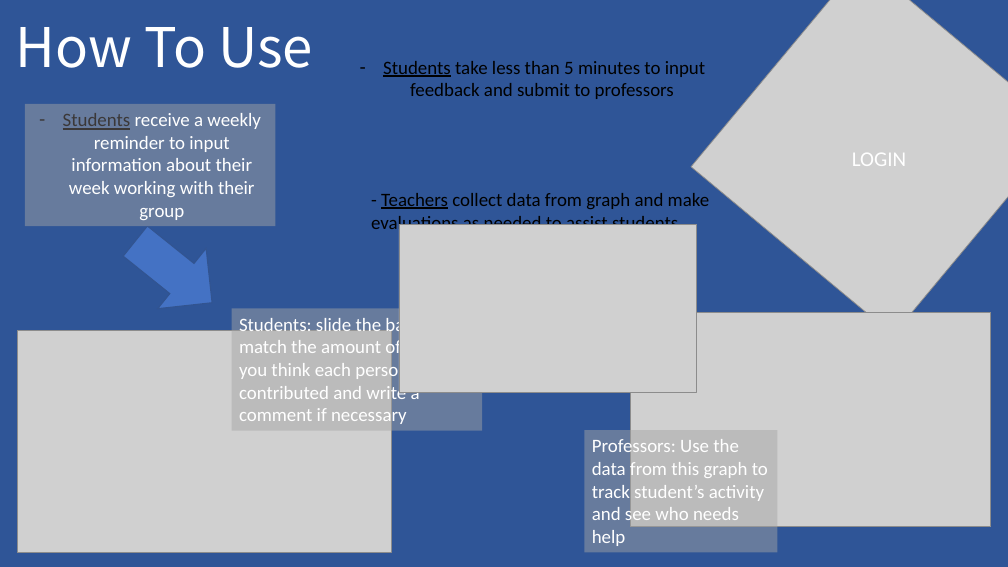
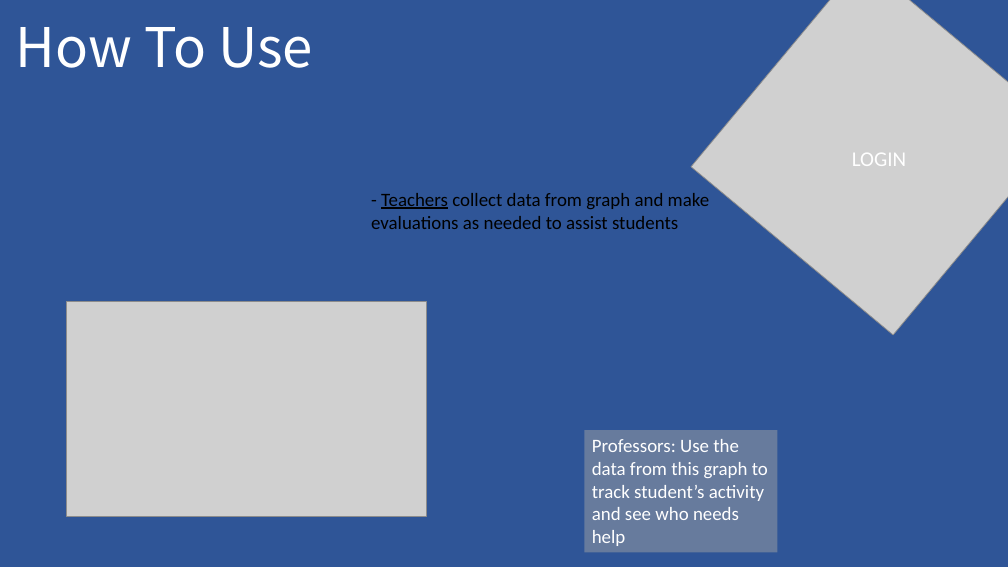
Before and after one commit to mgmodell/CoLab, a slide deck: slide 7 of doc/intro_screen/colabppt.pptx. Drawn at 1008x567 pixels with LibreOffice and Linux fonts; fonts in the diff are those of the drawing; grey boxes stand for pictures. Boxes give left, top, right and bottom in pixels: in the first picture for what was removed or moved away, otherwise in the second. Text is boxed around its words. In the diff, an @@ line names an element or a change of style, - is before the commit and + after.

```diff
--- a/doc/intro_screen/colabppt.pptx
+++ b/doc/intro_screen/colabppt.pptx
@@ text removed at (x1=383, y1=61, x2=705, y2=99) @@
-– Students take less than 5 minutes to input feedback and submit to professors
@@ rectangle removed at (x1=25, y1=104, x2=276, y2=227) @@
-– Students receive a weekly reminder to input information about their week working with their group
@@ right arrow removed at (x1=111, y1=211, x2=236, y2=333) @@
@@ picture removed at (x1=399, y1=225, x2=697, y2=392) @@
@@ picture moved from (x1=631, y1=312, x2=991, y2=527) to (x1=67, y1=302, x2=426, y2=516) @@
@@ rectangle removed at (x1=231, y1=309, x2=482, y2=431) @@
-Students: slide the bar to match the amount of effort you think each person contributed and write a comment if necessary
@@ picture removed at (x1=17, y1=330, x2=391, y2=552) @@
```
Also in this commit, not shown: 5 other slides changed, 1 other file.
